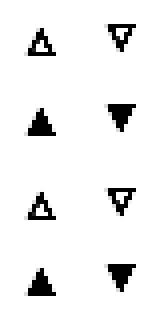
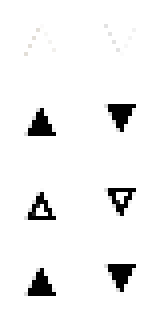
Comparing the layer stacks of the two 160 x 320 images. Changes:
painted on "Pasted Layer #3" over left=24, top=28, right=56, bottom=56
painted on "Background" over left=104, top=24, right=136, bottom=52
